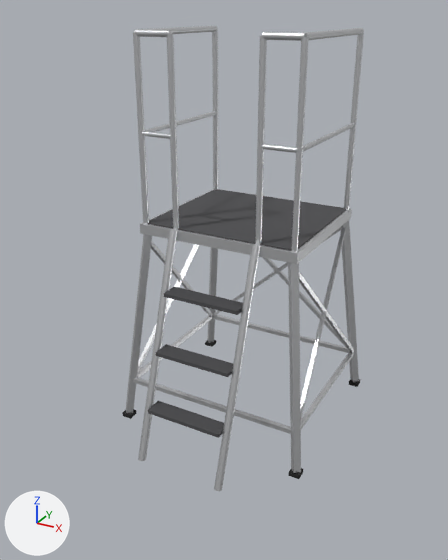
One commit to the glTF model apps/desktop/src/view3d/assets/pit/podium-tower-4ft.glb: the scene before it, then after it.
Camera for both pictures: a camera (50 mm lens) standing at (1.48, -2.98, 2.28) and looking at (0.01, -0.31, 0.95). The lights are fixed; the arrows at lower left show +X, +Y and +Z. The picture after the commit comes second. Where no turn or scale is listed for an object, it has been applied to the vertices. Vertices at exactly the same position are counted once.

The first picture shows 'aluminum', 'rubber', 'tread'.
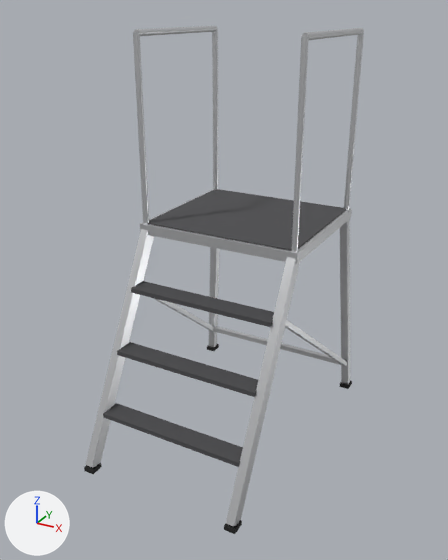
The edits, one by one:
me_aluminum is used by ob_aluminum; location (0.0, 0.0, 0.0).
me_aluminum had 352 vertices, 628 faces and spanned x -0.58..0.58, y -0.82..0.53, z -0.01..2.19.
me_aluminum now has 152 vertices, 264 faces and spans x -0.53..0.53, y -1.02..0.47, z 0.01..2.19.
me_aluminum part 1: the loose piece of 8 vertices spanning x -0.58..-0.4, y 0.35..0.53, z 0.02..1.16 is multiplied about its middle by the matrix ((-0.691, 0.691, 0.215), (-0.715, -0.696, -0.062), (0.106, -0.197, 0.975)), then moved by (0.02, -0.02, 0.0).
me_aluminum part 2: the loose piece of 8 vertices spanning x -0.54..-0.42, y -0.39..0.48, z 0.24..1.13 is scaled about its middle by (0.748, 1.11, 0.845), then moved by (0.02, -0.1, -0.14).
me_aluminum part 3: the loose piece of 8 vertices spanning x 0.4..0.58, y 0.35..0.53, z 0.02..1.16 is multiplied about its middle by the matrix ((0.705, 0.705, 0.083), (-0.702, 0.709, -0.064), (-0.104, -0.013, 0.995)), then moved by (-0.02, -0.02, 0.0).
me_aluminum part 4: the loose piece of 8 vertices spanning x 0.42..0.54, y -0.39..0.48, z 0.24..1.13 is scaled about its middle by (0.748, 1.11, 0.845), then moved by (-0.02, -0.1, -0.14).
me_aluminum part 5: a new loose piece, a box spanning x -0.504..0.504, y 0.415..0.445, z 0.165..0.195, in mat_aluminum (light grey #dfe1e3).
me_aluminum part 6: 12 loose pieces with 156 vertices, spanning x -0.54..0.54, y -0.82..0.49, z -0.01..1.71, are deleted.
me_aluminum part 7: 68 vertices removed from x -0.58..0.58, y -0.53..-0.35, z 0.02..2.19; 16 vertices added at x -0.45..0.45, y -1.02..-0.35, z 0.01..1.19.
me_rubber is used by ob_rubber; location (0.0, 0.0, 0.0).
me_rubber had 32 vertices, 48 faces and spanned x -0.578..0.578, y -0.527..0.527, z 0.0..0.025.
me_rubber now has 32 vertices, 48 faces and spans x -0.534..0.534, y -1.021..0.485, z 0.0..0.025.
me_rubber part 8: the loose piece of 8 vertices spanning x -0.578..-0.518, y -0.527..-0.467, z 0.0..0.025 is scaled about its middle by (1, 1.17, 1), then moved by (0.044, 0.947, 0.0).
me_rubber part 9: the loose piece of 8 vertices spanning x -0.578..-0.518, y 0.467..0.527, z 0.0..0.025 is scaled about its middle by (1, 1.17, 1), then moved by (0.121, -1.483, 0.0).
me_rubber part 10: the loose piece of 8 vertices spanning x 0.518..0.578, y -0.527..-0.467, z 0.0..0.025 is scaled about its middle by (1, 1.17, 1), then moved by (-0.044, 0.947, 0.0).
me_rubber part 11: the loose piece of 8 vertices spanning x 0.518..0.578, y 0.467..0.527, z 0.0..0.025 is scaled about its middle by (1, 1.17, 1), then moved by (-0.121, -1.483, 0.0).
me_tread is used by ob_tread; location (0.0, 0.0, 0.0).
me_tread had 32 vertices, 48 faces and spanned x -0.437..0.437, y -0.749..0.386, z 0.285..1.219.
me_tread now has 32 vertices, 48 faces and spans x -0.437..0.437, y -0.889..0.386, z 0.28..1.219.
me_tread part 12: the loose piece of 8 vertices spanning x -0.218..0.218, y -0.749..-0.649, z 0.285..0.305 is scaled about its middle by (1.87, 1.1, 1.25), then moved by (0.0, -0.135, -0.002).
me_tread part 13: the loose piece of 8 vertices spanning x -0.218..0.218, y -0.651..-0.551, z 0.59..0.61 is scaled about its middle by (1.87, 1.1, 1.25), then moved by (0.0, -0.08, -0.003).
me_tread part 14: the loose piece of 8 vertices spanning x -0.218..0.218, y -0.554..-0.454, z 0.894..0.914 is scaled about its middle by (1.87, 1.1, 1.25), then moved by (0.0, -0.025, -0.002).

Boxes [x1, y1, x2, y2] around the edits, measured in the pictures (448 x 560 px; the box of a moved part takes in the faces that stretch with it):
'aluminum', reshaped (17% wider, 8% taller): before [126, 26, 364, 491]; after [85, 26, 364, 526]
'tread', reshaped (23% wider, 12% taller): before [148, 189, 346, 438]; after [103, 189, 346, 467]
'rubber', reshaped (12% wider, 36% taller): before [122, 340, 361, 479]; after [84, 344, 352, 534]
part 1 of me_aluminum, moved or reshaped: before [207, 247, 218, 343]; after [209, 247, 220, 347]
part 2 of me_aluminum, moved or reshaped: before [151, 242, 212, 316]; after [153, 298, 213, 331]
part 3 of me_aluminum, moved or reshaped: before [341, 220, 359, 382]; after [340, 219, 350, 385]
part 4 of me_aluminum, moved or reshaped: before [299, 272, 354, 352]; after [285, 320, 347, 366]
part 5 of me_aluminum, added: after [213, 326, 344, 366]
part 6 of me_aluminum, deleted: before [134, 111, 355, 491]
part 7 of me_aluminum, reshaped: before [126, 29, 305, 473]; after [85, 229, 300, 526]
part 8 of me_rubber, moved or reshaped: before [122, 409, 137, 419]; after [207, 344, 219, 351]
part 9 of me_rubber, moved or reshaped: before [205, 340, 216, 347]; after [84, 463, 102, 474]
part 10 of me_rubber, moved or reshaped: before [288, 468, 303, 479]; after [339, 380, 352, 389]
part 11 of me_rubber, moved or reshaped: before [349, 379, 361, 387]; after [224, 520, 242, 534]
part 12 of me_tread, moved or reshaped: before [148, 401, 224, 438]; after [103, 403, 243, 467]
part 13 of me_tread, moved or reshaped: before [156, 344, 233, 377]; after [117, 342, 258, 397]
part 14 of me_tread, moved or reshaped: before [164, 287, 243, 315]; after [131, 281, 274, 327]
